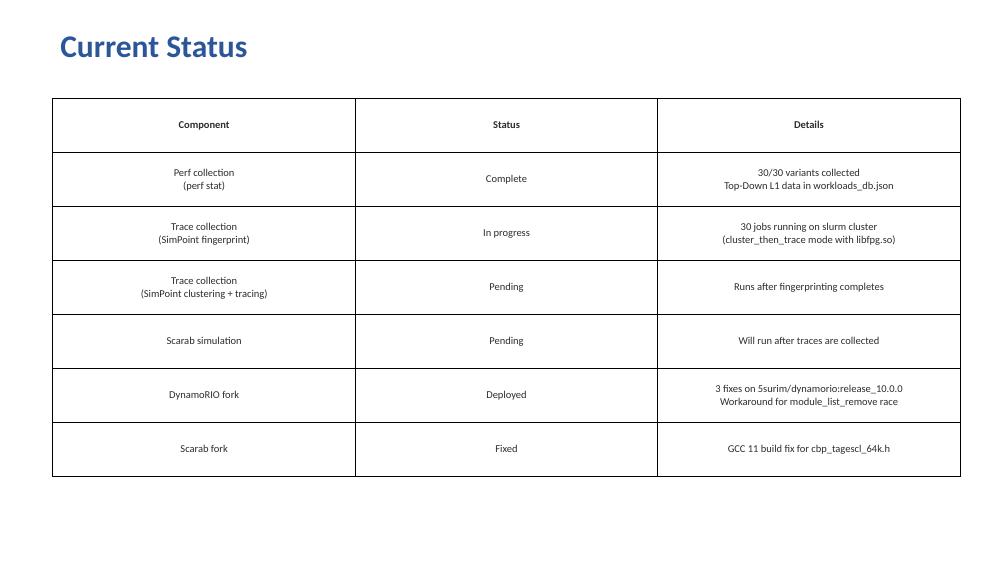
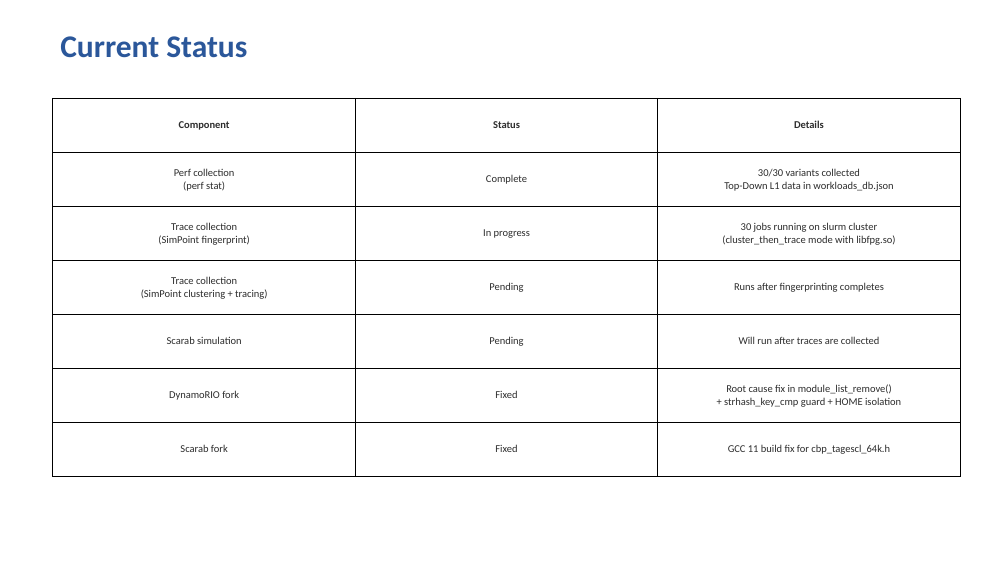
Before and after one commit to litz-lab/scarab-infra, a slide deck: slide 12 of docs/agent_cpu_evaluation.pptx. Drawn at 1008x567 pixels with LibreOffice and Linux fonts; fonts in the diff are those of the drawing. Boxes give left, top, right and bottom in pixels: in the first picture for what was removed or moved away, otherwise in the second. Text is boxed around its words. In the diff, an @@ line names an element or a change of style, - is before the commit and + after.

Commit message:
Update presentation with DR root cause fix, Google Slides compat, and stage detection

```diff
--- a/docs/agent_cpu_evaluation.pptx
+++ b/docs/agent_cpu_evaluation.pptx
@@ table at box(53, 98, 960, 476) @@
-row 6, column 2: Deployed
+row 6, column 2: Fixed
-row 6, column 3: 3 fixes on 5surim/dynamorio:release_10.0.0 / Workaround for module_list_remove race
+row 6, column 3: Root cause fix in module_list_remove() / + strhash_key_cmp guard + HOME isolation
```
Also in this commit, not shown: 4 other slides changed, 1 slide added, 2 other files.
